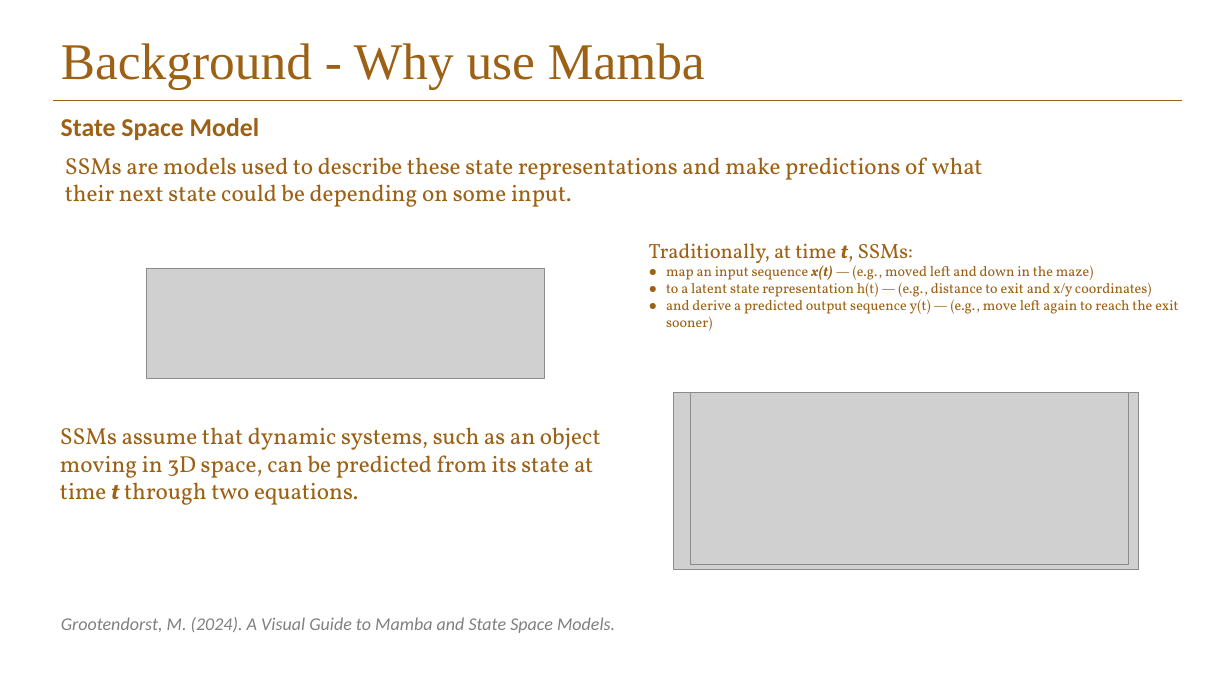
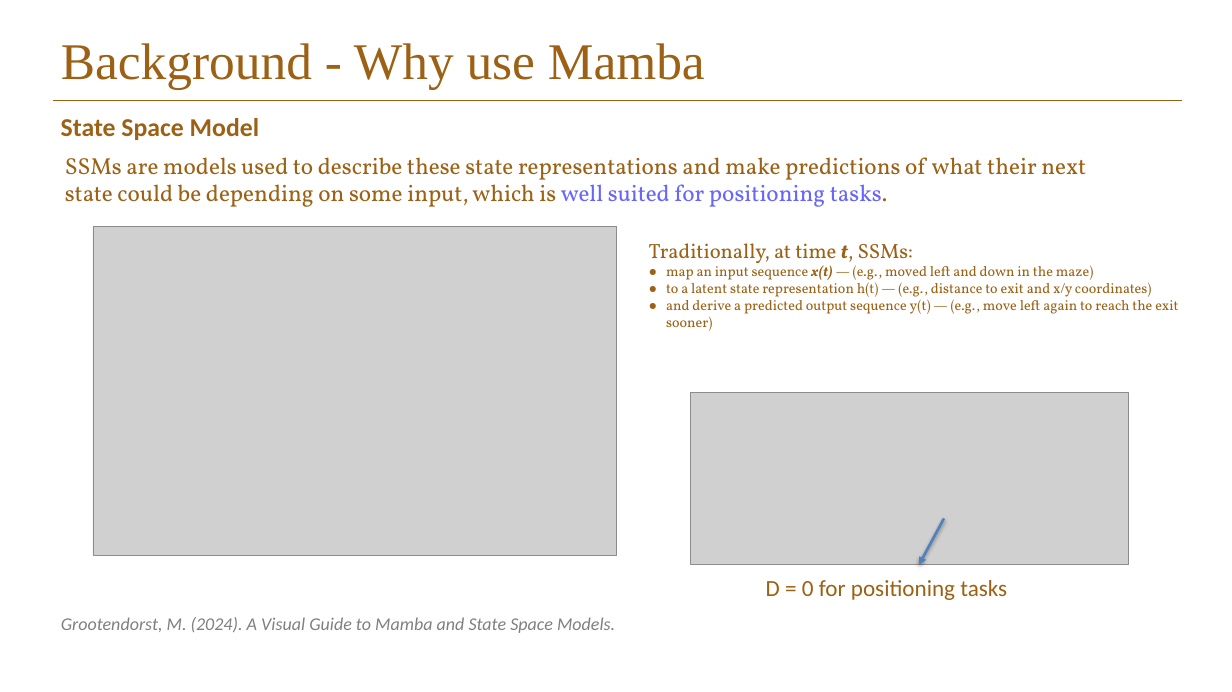
Before and after one commit to Elison-debug/Cmamba_reconstruct, a slide deck: slide 8 of pre-ssm.pptx (slide 10 before the commit). Drawn at 1232x692 pixels with LibreOffice and Linux fonts; fonts in the diff are those of the drawing; grey boxes stand for pictures; background and template pictures are left out. Boxes give left, top, right and bottom in pixels: in the first picture for what was removed or moved away, otherwise in the second. Text is boxed around its words. In the diff, an @@ line names an element or a change of style, - is before the commit and + after.

```diff
--- a/pre-ssm.pptx
+++ b/pre-ssm.pptx
@@ text at (x1=65, y1=157, x2=1086, y2=207): text changed @@
-SSMs are models used to describe these state representations and make predictions of what their next state could be depending on some input.
+SSMs are models used to describe these state representations and make predictions of what their next state could be depending on some input, which is well suited for positioning tasks.
@@ picture added at (x1=93, y1=227, x2=616, y2=555) @@
@@ picture removed at (x1=147, y1=268, x2=545, y2=379) @@
@@ picture removed at (x1=674, y1=392, x2=1139, y2=570) @@
@@ text removed at (x1=60, y1=427, x2=601, y2=505) @@
-SSMs assume that dynamic systems, such as an object moving in 3D space, can be predicted from its state at time t through two equations.
@@ arrow added from (944, 518) to (919, 565), #4F81BD 2 pt @@
@@ text added at (x1=766, y1=580, x2=1007, y2=600), 18 pt, text #9C6114 @@
+D = 0 for positioning tasks
```
Also in this commit, not shown: 3 other slides changed, 2 slides removed, 1 other file.
